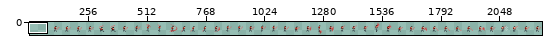
Edited in one commit: sprite sheet (assets/characters/drew.png). The picture above shows the old version from afar; the outline marks the close-up.
Close-up. Old version:
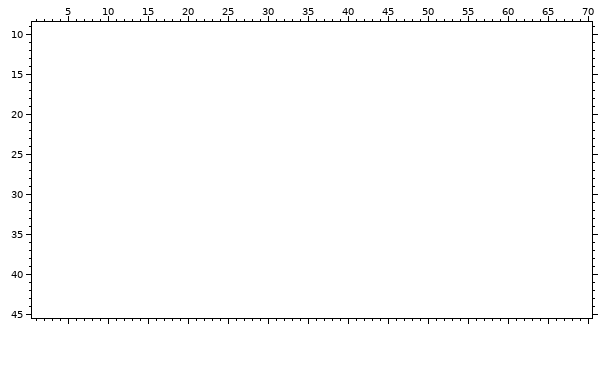
The file is 2150x58 pixels. Shown: x 1..70, y 9..45. The old version is drawn lined up with the new one, on the new canvas. The wide view leaves out empty margins.
Now the later version:
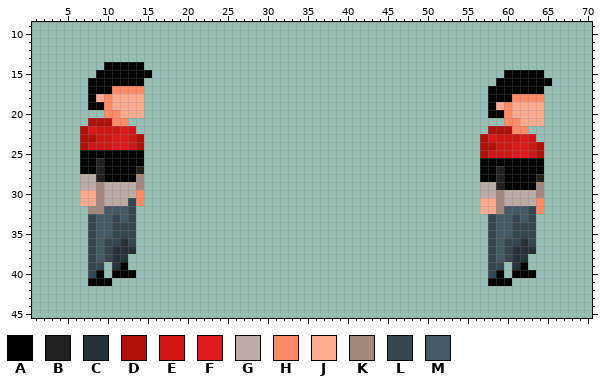
Palette (. is transparent): A #000000  B #212121  C #263238  D #b0120a  E #d01716  F #dd191d  G #bcaaa4  H #ff8a65  J #ffab91  K #a1887f  L #37474f  M #455a64
The author wrote: Add sheathed animation to Drew
The exact change:
canvas 2150x58 -> 2250x58, the old top-left corner now at 100,0
y 14: x 10..14 ..... -> AAAAA
y 15: x 9..15 ....... -> AAAAAAA; x 60..64 ..... -> AAAAA
y 16: x 8..14 ....... -> AAAAAAA; x 59..65 ....... -> AAAAAAA
y 17: x 8..14 ....... -> AAAHHHH; x 58..64 ....... -> AAAAAAA
y 18: x 8..14 ....... -> AJHJJJJ; x 58..64 ....... -> AAAHHHH
y 19: x 8..14 ....... -> AAHJJJJ; x 58..64 ....... -> AJHJJJJ
y 20: x 10..14 ..... -> HHJJJ; x 58..64 ....... -> AAHJJJJ
y 21: x 8..12 ..... -> DDDHH; x 60..64 ..... -> HHJJJ
y 22: x 7..13 ....... -> DFEEEFE; x 58..62 ..... -> DDDHH
y 23: x 7..14 ........ -> DDEEFFED; x 57..63 ....... -> DFEEEFE
y 24: x 7..14 ........ -> DEEEFFED; x 57..64 ........ -> DDEEFFED
y 25: x 7..14 ........ -> AAAAAAAA; x 57..64 ........ -> DEEEFFED
y 26: x 7..14 ........ -> AABAAAAA; x 57..64 ........ -> AAAAAAAA
y 27: x 7..14 ........ -> AABAAAAB; x 57..64 ........ -> AABAAAAA
y 28: x 7..14 ........ -> GGBAAAAK; x 57..64 ........ -> AABAAAAB
y 29: x 7..14 ........ -> GGKGGGGK; x 57..64 ........ -> GGBAAAAK
y 30: x 7..14 ........ -> JJKGGGGH; x 57..64 ........ -> GGKGGGGK
y 31: x 7..14 ........ -> JJKGGGLH; x 57..64 ........ -> JJKGGGGH
y 32: x 8..13 ...... -> KKMMML; x 57..64 ........ -> JJKMMMLH
y 33: x 8..13 ...... -> LMMLML; x 58..63 ...... -> LMMLML
y 34..35: x 8..13 ...... -> LMMLLL; x 58..63 ...... -> LMMLLL
y 36: x 8..13 ...... -> LMLLCL; x 58..63 ...... -> LMLLCL
y 37: x 8..13 ...... -> LMLCCC; x 58..63 ...... -> LMLCCC
y 38: x 8..12 ..... -> LMLCC; x 58..62 ..... -> LMLCC
y 39: x 8..9 .. -> LL; x 11..12 .. -> CA; x 58..59 .. -> LL; x 61..62 .. -> CA
y 40: x 8..9 .. -> LA; x 11..13 ... -> AAA; x 58..59 .. -> LA; x 61..63 ... -> AAA
y 41: x 8..10 ... -> AAA; x 58..60 ... -> AAA
Pixel boxes of the changes (left, top, right, bottom) in both close-ups:
added: (80, 62, 152, 286)
added: (480, 70, 552, 286)
